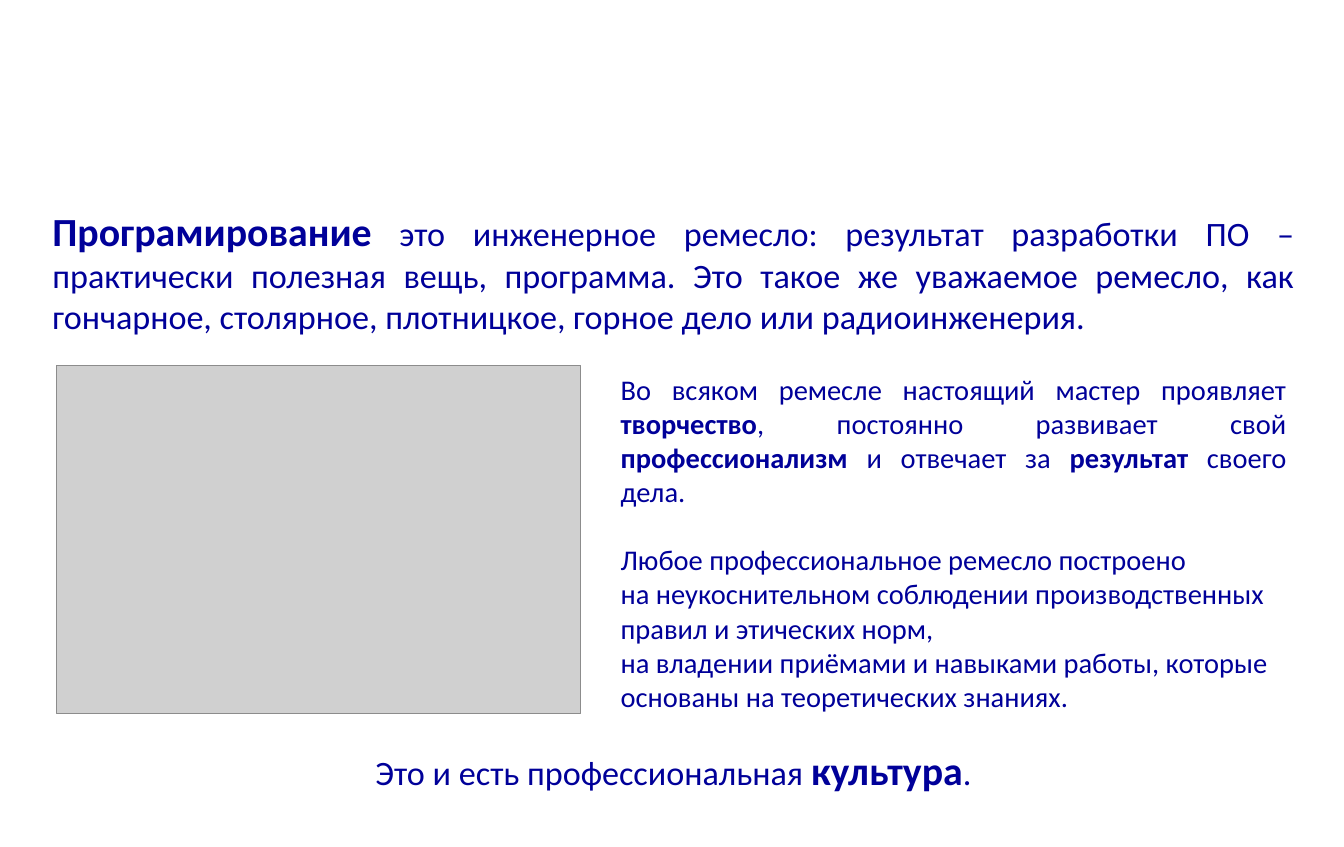
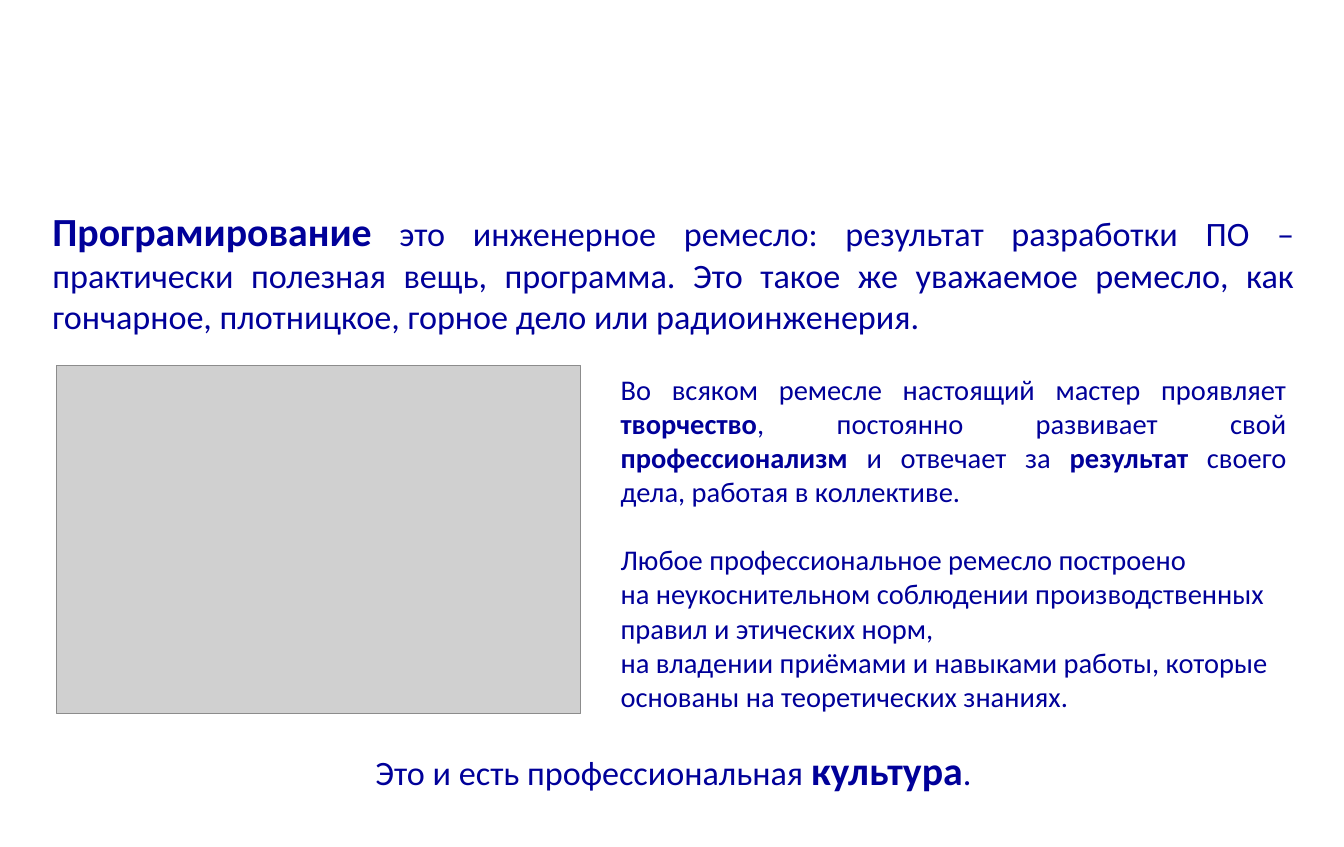
Before and after one commit to mike-shock/Programmers_Club-Caiman, a slide deck: slide 3 of drafts/Software_Craft.odp. Drawn at 1344x847 pixels with LibreOffice and Linux fonts; fonts in the diff are those of the drawing; grey boxes stand for pictures; background and template pictures are left out. Boxes give left, top, right and bottom in pixels: in the first picture for what was removed or moved away, otherwise in the second. Text is boxed around its words. In the diff, an @@ line names an element or a change of style, - is before the commit and + after.

```diff
--- a/drafts/Software_Craft.odp
+++ b/drafts/Software_Craft.odp
@@ text at [52, 220, 1294, 335]: text changed @@
-Програмирование это инженерное ремесло: результат разработки ПО – практически полезная вещь, программа. Это такое же уважаемое ремесло, как гончарное, столярное, плотницкое, горное дело или радиоинженерия.
+Програмирование это инженерное ремесло: результат разработки ПО – практически полезная вещь, программа. Это такое же уважаемое ремесло, как гончарное, плотницкое, горное дело или радиоинженерия.
@@ text at [621, 380, 1286, 507]: text changed @@
-Во всяком ремесле настоящий мастер проявляет творчество, постоянно развивает свой профессионализм и отвечает за результат своего дела.
+Во всяком ремесле настоящий мастер проявляет творчество, постоянно развивает свой профессионализм и отвечает за результат своего дела, работая в коллективе.
```
Also in this commit, not shown: 10 other slides changed, 1 other file.
